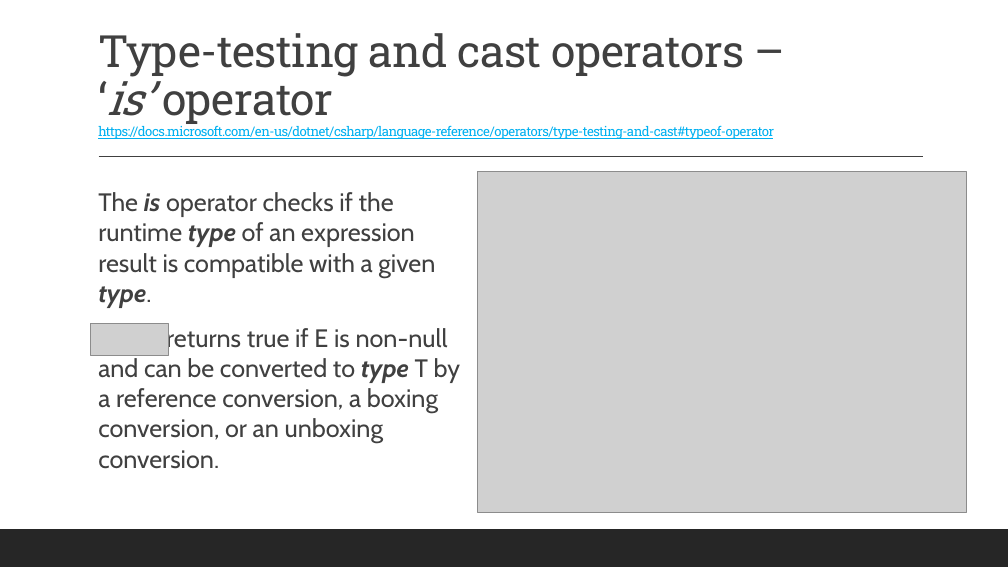
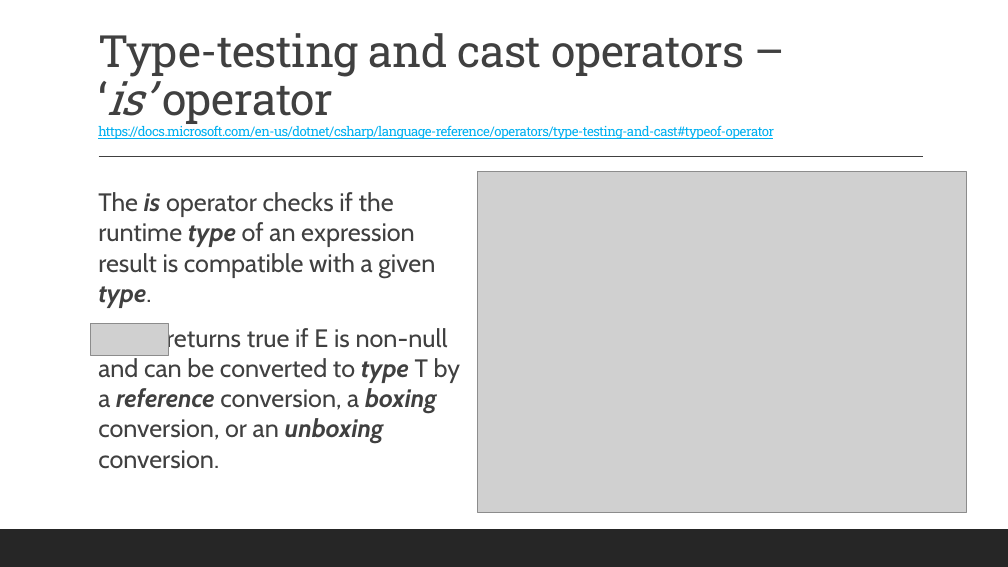
Before and after one commit to 2002-feb24-net/trainer-code, a slide deck: slide 7 of 1-csharp/MarksCodeAndPPTs/DotNetPPTs/D3_.NET_CastingAndTypeConversion.pptx. Drawn at 1008x567 pixels with LibreOffice and Linux fonts; fonts in the diff are those of the drawing; grey boxes stand for pictures. Boxes give left, top, right and bottom in pixels: in the first picture for what was removed or moved away, otherwise in the second. Text is boxed around its words. In the diff, an @@ line names an element or a change of style, - is before the commit and + after.

```diff
--- a/1-csharp/MarksCodeAndPPTs/DotNetPPTs/D3_.NET_CastingAndTypeConversion.pptx
+++ b/1-csharp/MarksCodeAndPPTs/DotNetPPTs/D3_.NET_CastingAndTypeConversion.pptx
@@ text at <box>98,326,460,469</box>: bold on, italic on in "reference boxing unboxing" @@
```
Also in this commit, not shown: 7 other slides changed, 1 other file.
